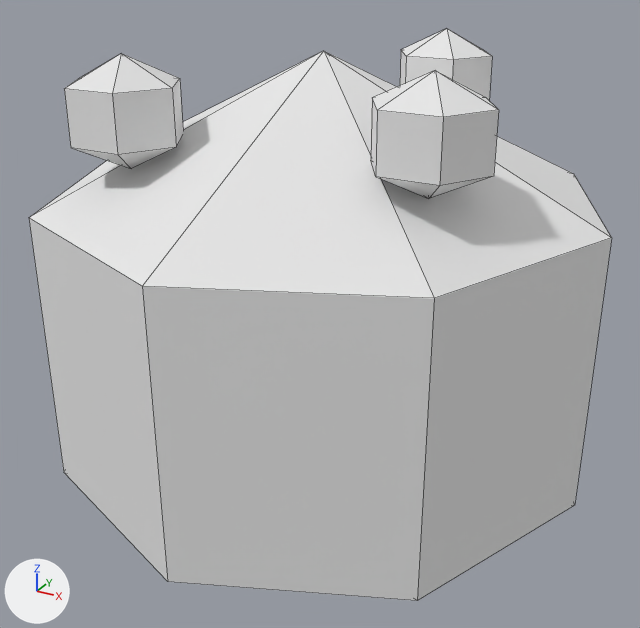
The OBJ model data/plant_archetypes/OBJ_stubs/RoseShrub_1.obj, before and after one commit.
The view is the same before and after, from a 50 mm camera at (0.405, -0.744, 0.65) aimed at (-0.004, 0.0, 0.279). The lights are fixed; the arrows at lower left show +X, +Y and +Z. The older version comes first. Mesh edges are drawn as thin lines. Where no turn or scale is listed for an object, it has been applied to the vertices.

The first picture shows 'RoseShrub_1'.
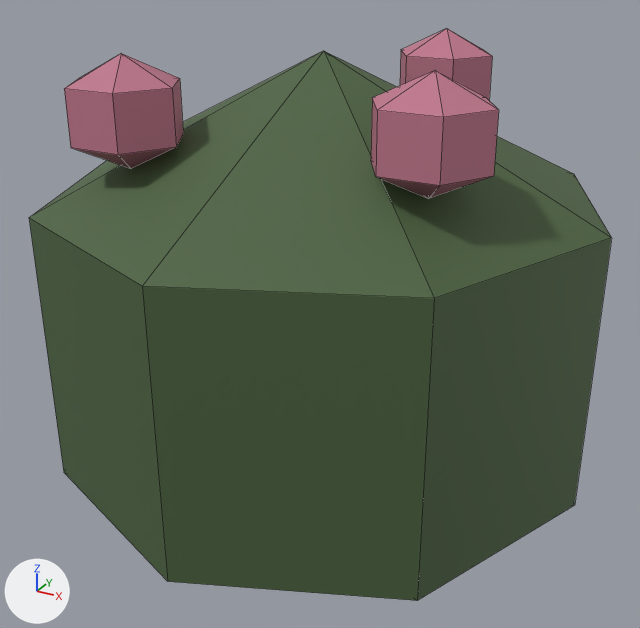
Boxes (x1, y1, x2, y2) around the edits, measured in the pictures (640 x 628 px):
'RoseShrub_1', recoloured (white to dark green)
    both: (29, 29, 612, 601)

The change in detail:
Material 'Green' (mat_green) changes colour from white #e7e7e7 to dark green #4b623e; in linear values from (0.8, 0.8, 0.8) to (0.07, 0.122, 0.048).
Material 'Pink' (mat_pink) changes colour from white #e7e7e7 to pink #bf768b; in linear values from (0.8, 0.8, 0.8) to (0.52, 0.18, 0.26).
